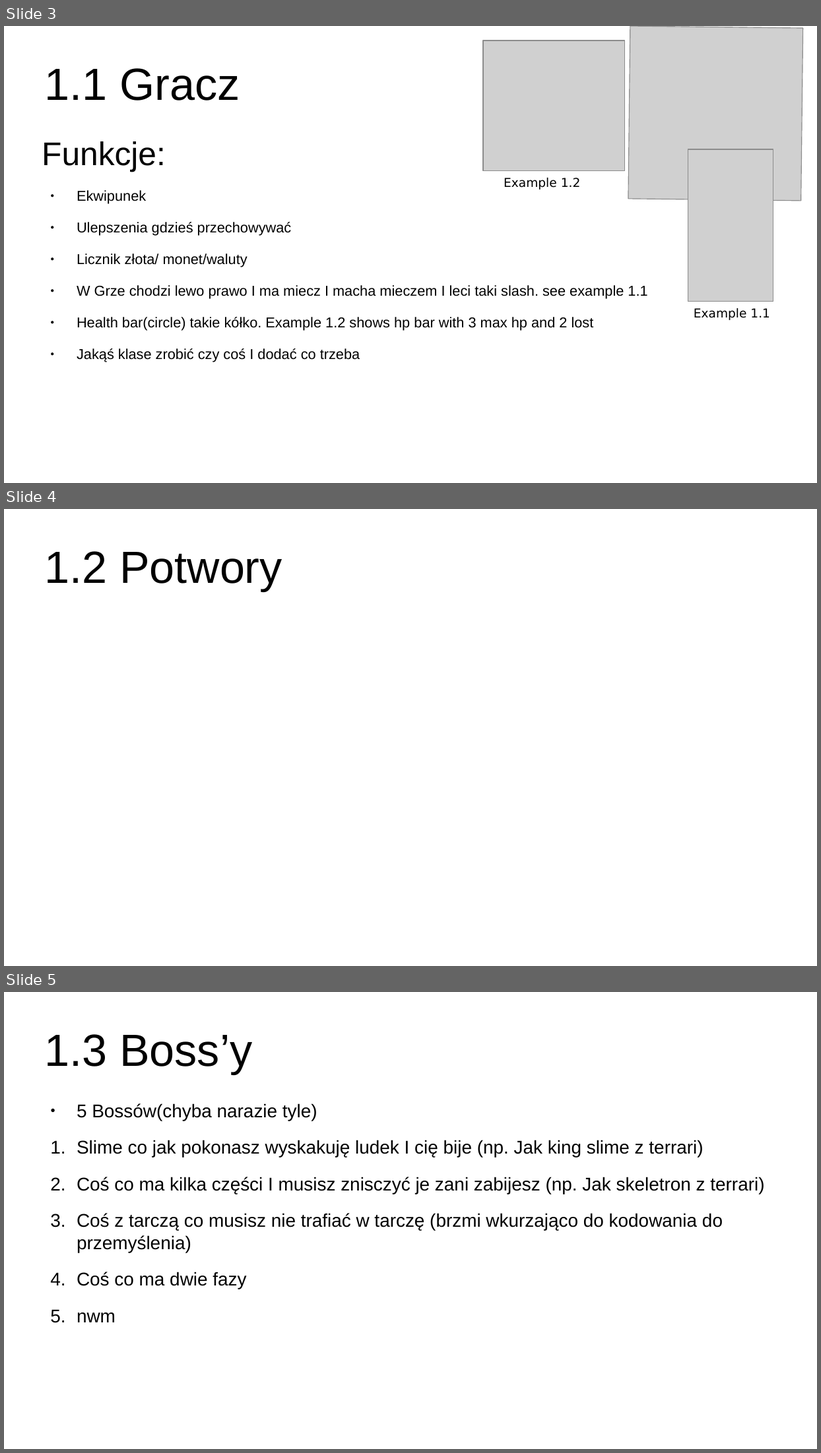
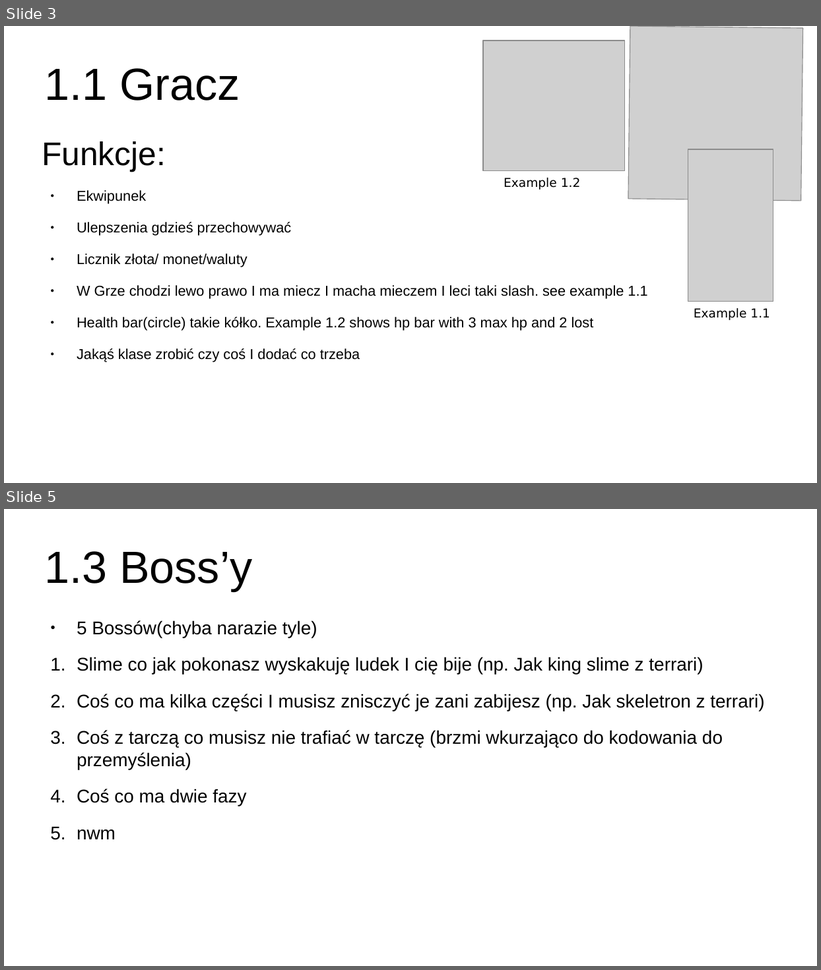
Before and after one commit to chaosbooy/Projeckt-Space-Invading, a slide deck: Planing and stuff/Plan.odp. Shown one above the other, each under a label of ours: slides 3, 4 and 5 before the commit, slides 3 and 5 after it; the slides between them are not shown. The pictures are 821x1453 and 821x970 pixels, drawn with LibreOffice and Linux fonts; fonts in the diff are those of the drawing; grey boxes stand for pictures. Boxes give left, top, right and bottom in pixels: in the first picture for what was removed or moved away, otherwise in the second. Text is boxed around its words. In the diff, an @@ line names an element or a change of style, - is before the commit and + after.

```diff
--- a/Planing and stuff/Plan.odp
+++ b/Planing and stuff/Plan.odp
@@ slide 4 removed at [4,509,817,966], background #FFFFFF @@
@@ title removed at [45,551,283,591] @@
-1.2 Potwory
```
Also in this commit, not shown: 2 slides changed, 3 slides added, 1 other slide removed, 2 other files.
